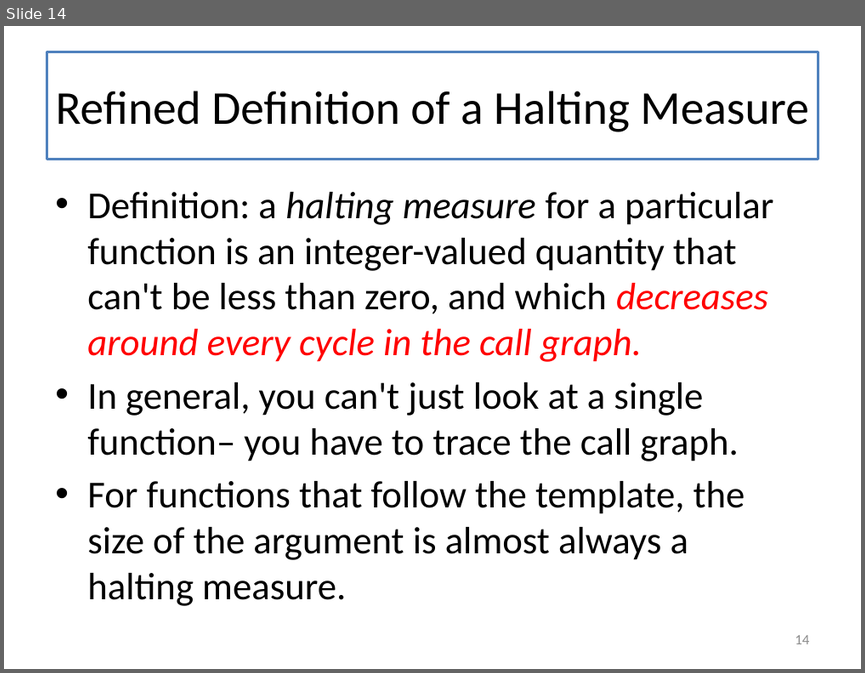
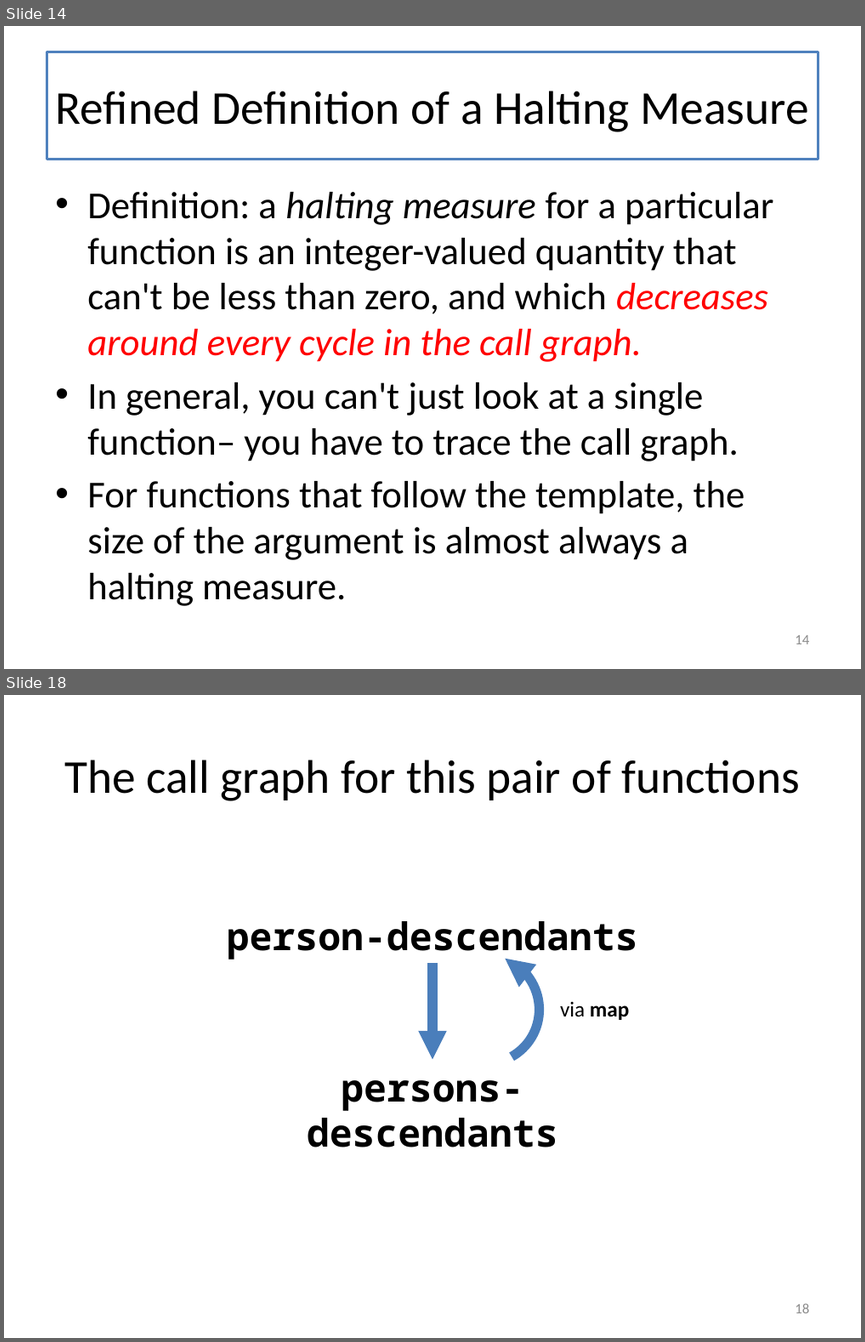
Before and after one commit to mwand/cs5010f16, a slide deck: Slides/Lesson 6.6 Halting Functions for Tree-Like Structures.pptx. Shown one above the other, each under a label of ours: slide 14 before the commit, slides 14 and 18 after it; the slides between them are not shown. The pictures are 865x673 and 865x1342 pixels, drawn with LibreOffice and Linux fonts; fonts in the diff are those of the drawing. Boxes give left, top, right and bottom in pixels: in the first picture for what was removed or moved away, otherwise in the second. Text is boxed around its words. In the diff, an @@ line names an element or a change of style, - is before the commit and + after.

```diff
--- a/Slides/Lesson 6.6 Halting Functions for Tree-Like Structures.pptx
+++ b/Slides/Lesson 6.6 Halting Functions for Tree-Like Structures.pptx
@@ slide 18 added at [4, 695, 861, 1338], background #FFFFFF @@
@@ title added at [46, 721, 818, 828], fill #FFFFFF, outline #4F81BD 2 pt, 39.6 pt, text #000000 @@
+The call graph for this pair of functions
@@ group added at [227, 921, 638, 1147]: 2 texts, 1 arrow, 1 arc (boxed as its full ellipse) @@
+person-descendants
+persons-descendants
@@ text added at [560, 1001, 629, 1020], 18 pt, text #000000 @@
+via map
@@ page number added at [794, 1303, 809, 1313], 12 pt, text #8C8C8C @@
+18
```
Also in this commit, not shown: 5 slides changed, 3 other slides added, 1 slide removed, 1 other file.
